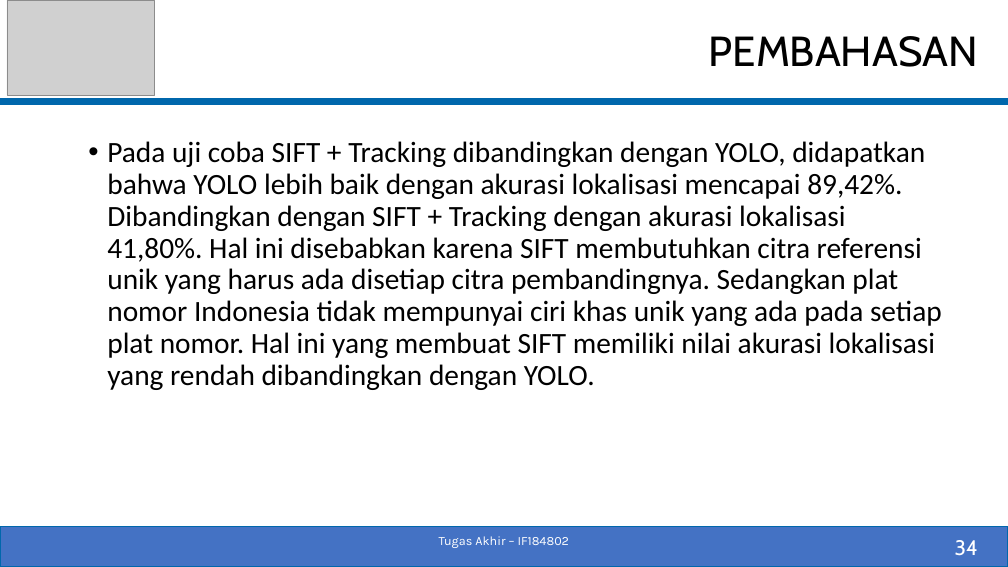
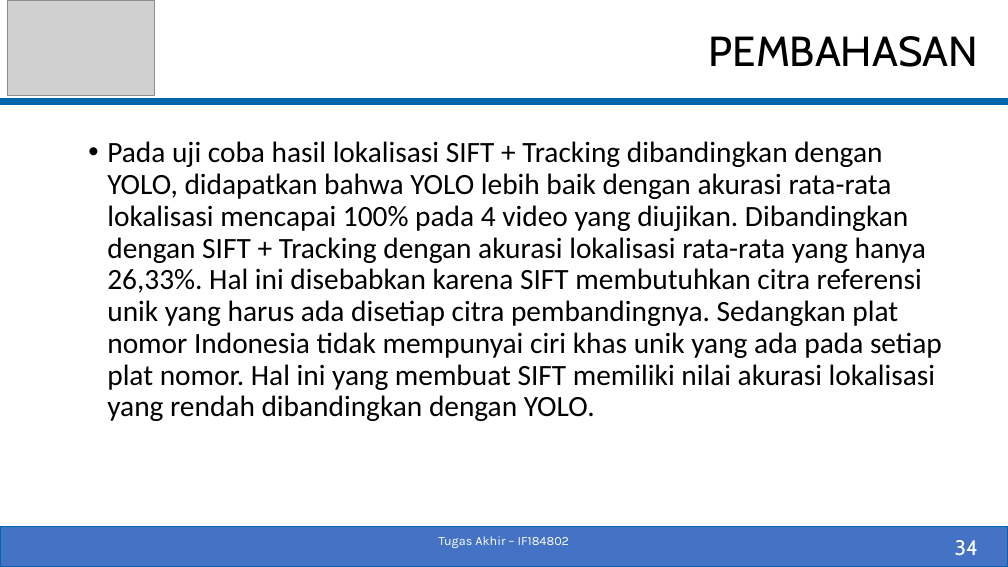
Before and after one commit to fenezema/Tugas-Akhir, a slide deck: slide 34 of Dokumen/05111540000055-Pradipta-Baskara-Slide_TA.pptx. Drawn at 1008x567 pixels with LibreOffice and Linux fonts; fonts in the diff are those of the drawing; grey boxes stand for pictures. Boxes give left, top, right and bottom in pixels: in the first picture for what was removed or moved away, otherwise in the second. Text is boxed around its words. In the diff, an @@ line names an element or a change of style, - is before the commit and + after.

```diff
--- a/Dokumen/05111540000055-Pradipta-Baskara-Slide_TA.pptx
+++ b/Dokumen/05111540000055-Pradipta-Baskara-Slide_TA.pptx
@@ text at (x1=107, y1=141, x2=942, y2=421): text changed @@
-• Pada uji coba SIFT + Tracking dibandingkan dengan YOLO, didapatkan bahwa YOLO lebih baik dengan akurasi lokalisasi mencapai 89,42%. Dibandingkan dengan SIFT + Tracking dengan akurasi lokalisasi 41,80%. Hal ini disebabkan karena SIFT membutuhkan citra referensi unik yang harus ada disetiap citra pembandingnya. Sedangkan plat nomor Indonesia tidak mempunyai ciri khas unik yang ada pada setiap plat nomor. Hal ini yang membuat SIFT memiliki nilai akurasi lokalisasi yang rendah dibandingkan dengan YOLO.
+• Pada uji coba hasil lokalisasi SIFT + Tracking dibandingkan dengan YOLO, didapatkan bahwa YOLO lebih baik dengan akurasi rata-rata lokalisasi mencapai 100% pada 4 video yang diujikan. Dibandingkan dengan SIFT + Tracking dengan akurasi lokalisasi rata-rata yang hanya 26,33%. Hal ini disebabkan karena SIFT membutuhkan citra referensi unik yang harus ada disetiap citra pembandingnya. Sedangkan plat nomor Indonesia tidak mempunyai ciri khas unik yang ada pada setiap plat nomor. Hal ini yang membuat SIFT memiliki nilai akurasi lokalisasi yang rendah dibandingkan dengan YOLO.
```
Also in this commit, not shown: 7 other slides changed, 2 slides added, 3 other files.
